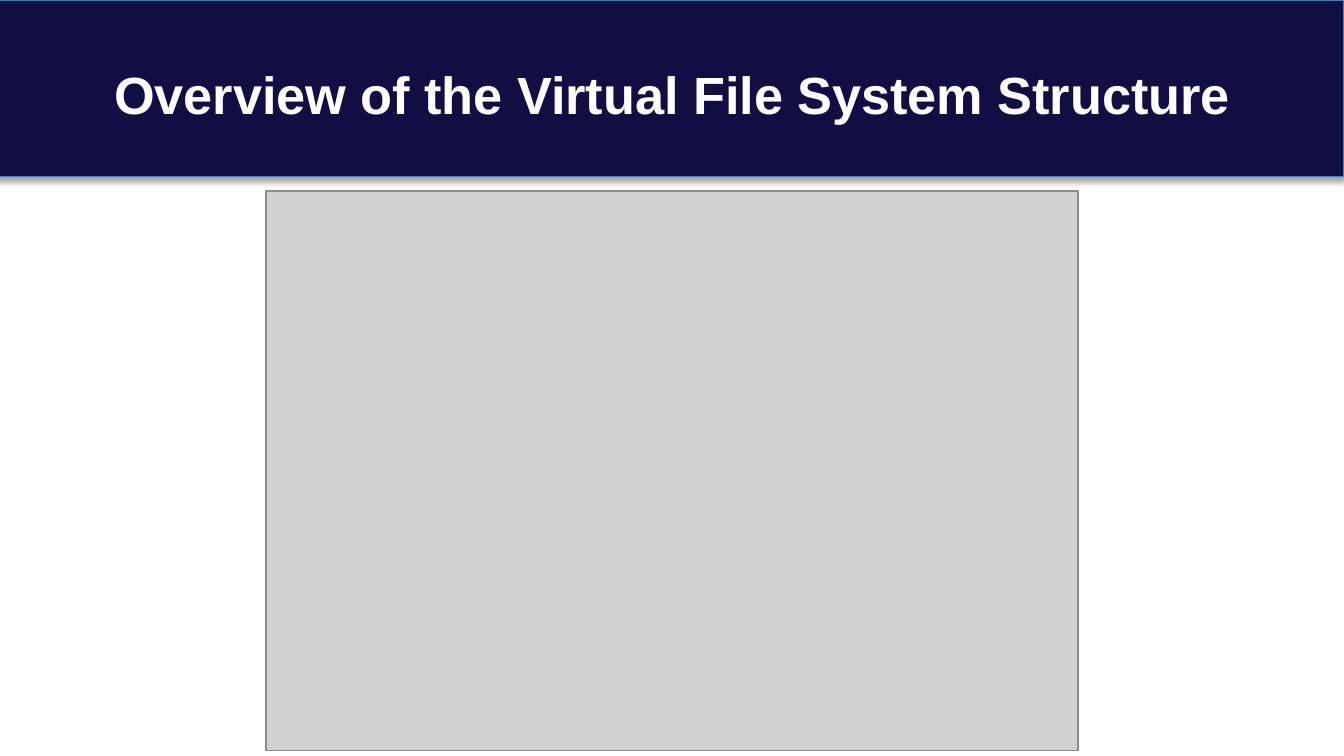
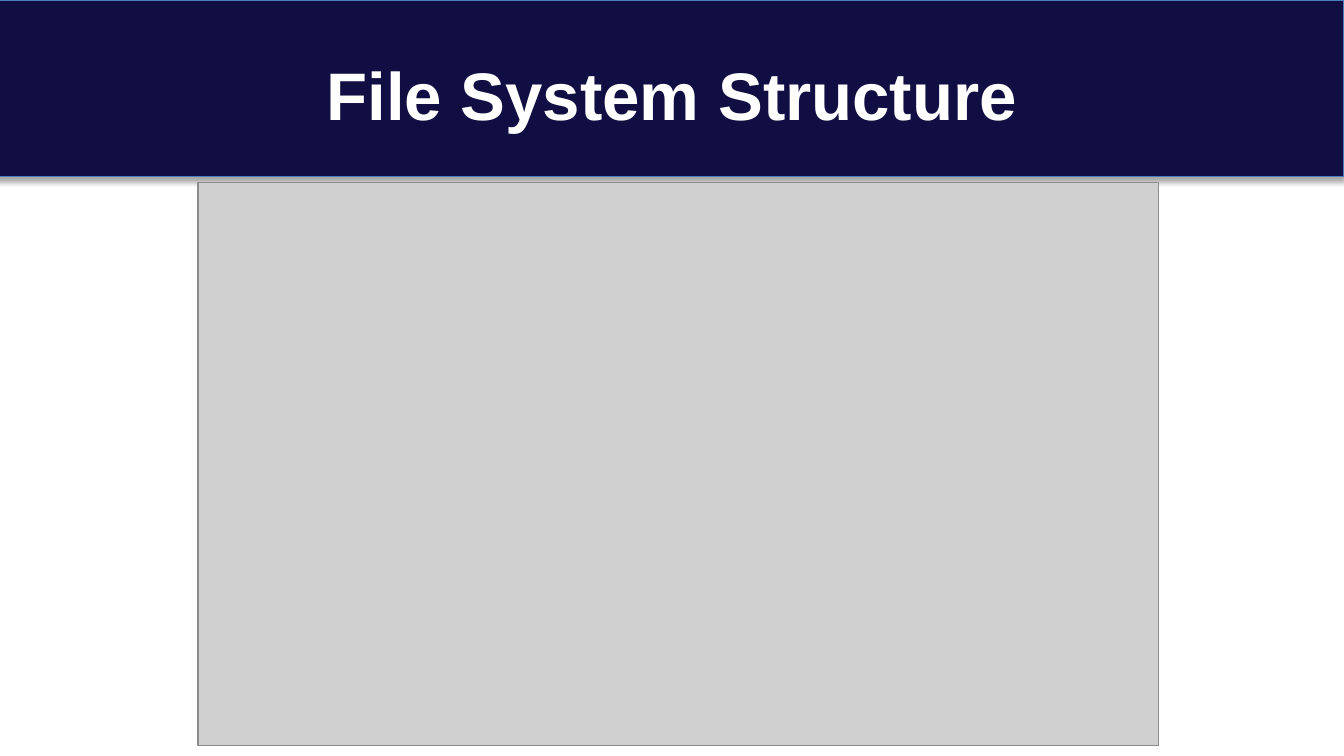
Before and after one commit to cseuconn/CSE-OS-2023-FALL, a slide deck: slide 6 of CSE-5305/Zongming_Juli/VFS presentation.pptx (slide 5 before the commit). Drawn at 1344x756 pixels with LibreOffice and Linux fonts; fonts in the diff are those of the drawing; grey boxes stand for pictures. Boxes give left, top, right and bottom in pixels: in the first picture for what was removed or moved away, otherwise in the second. Text is boxed around its words. In the diff, an @@ line names an element or a change of style, - is before the commit and + after.

```diff
--- a/CSE-5305/Zongming_Juli/VFS presentation.pptx
+++ b/CSE-5305/Zongming_Juli/VFS presentation.pptx
@@ title at [327,71,1017,132]: text changed; size 28 to 36 pt @@
-Overview of the Virtual File System Structure
+File System Structure
@@ picture: place and size @@
-picture at [266,191,1078,750]
+picture at [198,183,1159,746]
```
Also in this commit, not shown: 6 other slides changed, 12 slides added, 2 slides removed, 1 other file.
